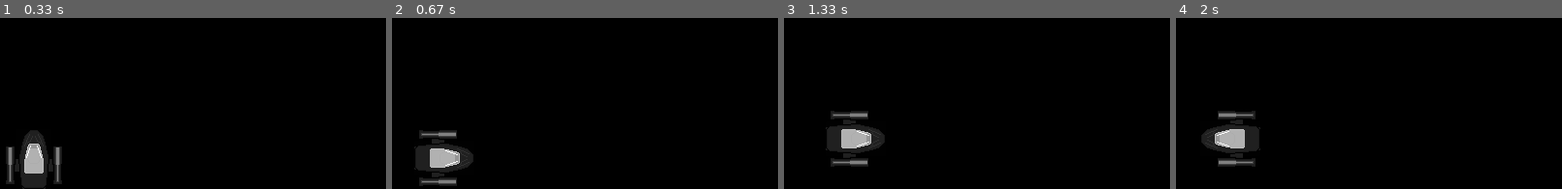
Above: before the commit, frames 1-4 (left to right).
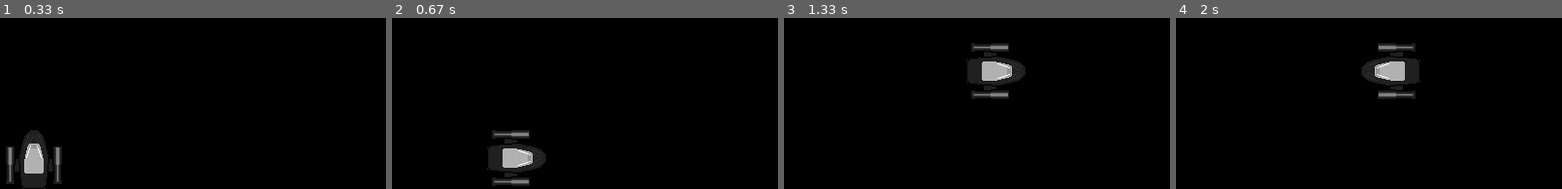
Above: after the commit, the same moments.

Repository: bawzboy/pygame_training
Game: pygame game, started from pygame_training.py
Same seed, same stepped clock (60 frames per second), same inputs: the game is played once before the commit and once after it.
Inputs:
- Up to frame 1 (0.33 s): no input
- Up to frame 2 (0.67 s): hold D from 0.33 s (still down)
- Up to frame 3 (1.33 s): release D at 0.8 s; hold W 0.83-1.13 s; hold D from 1.17 s (still down)
- Up to frame 4 (2 s): release D at 1.63 s; hold A from 1.67 s (still down)

Frame 1 is identical in both runs. In frame 2, 6.4% of the frame differs, in the area x 5-40%, y 65-99%; in frame 3, 6.4%; in frame 4, 6.4%.

Commit message:
Create player class

Diff:
--- a/pygame_training.py
+++ b/pygame_training.py
@@ -1,5 +1,35 @@
 import pygame
 from sys import exit
+
+
+class Player(pygame.sprite.Sprite):
+    def __init__(self):
+        super().__init__()
+        self.player_up = pygame.image.load("graphics/player_up.png").convert_alpha()
+        self.player_down = pygame.image.load("graphics/player_down.png").convert_alpha()
+        self.player_left = pygame.image.load("graphics/player_left.png").convert_alpha()
+        self.player_right = pygame.image.load("graphics/player_right.png").convert_alpha()
+
+        self.image = pygame.image.load("graphics/player.png").convert_alpha()
+        self.rect = self.image.get_rect(midbottom = (400, 600))
+
+    def player_input(self):
+        keys = pygame.key.get_pressed()
+        if keys[pygame.K_a]:
+            self.rect.x -= movement_speed
+            self.image = self.player_left
+        if keys[pygame.K_d]:
+            self.rect.x += movement_speed
+            self.image = self.player_right
+        if keys[pygame.K_w]:
+            self.rect.y -= movement_speed
+            self.image = self.player_up
+        if keys[pygame.K_s]:
+            self.rect.y += movement_speed
+            self.image = self.player_down
+
+    def update(self):
+        self.player_input()
 
 
 pygame.init()
@@ -8,12 +38,9 @@
 clock = pygame.time.Clock()
 
 # Player
-player_surf = pygame.image.load("graphics/player.png").convert_alpha()
-player_surf_up = pygame.image.load("graphics/player_up.png").convert_alpha()
-player_surf_down = pygame.image.load("graphics/player_down.png").convert_alpha()
-player_surf_left = pygame.image.load("graphics/player_left.png").convert_alpha()
-player_surf_right = pygame.image.load("graphics/player_right.png").convert_alpha()
-player_rect = player_surf_up.get_rect(midbottom = (400, 600))
+player = pygame.sprite.GroupSingle()
+player.add(Player())
+movement_speed = 5
 
 
 while True:
@@ -22,24 +49,10 @@
             pygame.quit()
             exit()
 
-        keys = pygame.key.get_pressed()
-        if keys[pygame.K_a]:
-            player_rect.x -= 10
-            player_surf = player_surf_left
-        if keys[pygame.K_d]:
-            player_rect.x += 10
-            player_surf = player_surf_right
-        if keys[pygame.K_w]:
-            player_rect.y -= 10
-            player_surf = player_surf_up
-        if keys[pygame.K_s]:
-            player_rect.y += 10
-            player_surf = player_surf_down
+    screen.fill("black")
 
-
-    screen.fill("black")
-    screen.blit(player_surf, player_rect)
-
+    player.draw(screen)
+    player.update()
 
     pygame.display.update()
     clock.tick(60)
